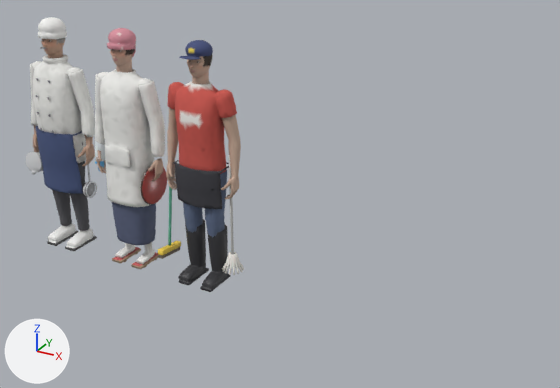
A saved change to the Blender file ArtSource/Blender/GokiTakeover_Diner.blend.
Before and after are seen from a 50 mm camera at (8.24, -9.66, 6.7) aimed at (2.84, 0.16, 1.79). The lights are fixed; the arrows at lower left show +X, +Y and +Z. The older version comes first.

The first picture shows 'Baito_Detail0', 'Chef_Detail0', 'Okami_Detail0'.
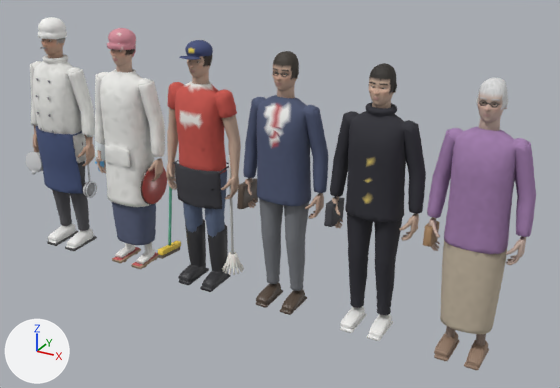
The newer file is also turned or shifted as a whole; pictures and numbers use the older file's frame.

What changed in the scene script:
```text
Add me_grandma_ankle_002:
    me_grandma_ankle_002.from_pydata(...)  # 6692 vertices, 13320 faces; spans x -0.71..0.71, y -0.37..0.33, z 0.0..4.1
    me_grandma_ankle_002.polygons.foreach_set('use_smooth', [True] * 13320)
    me_grandma_ankle_002.materials.append(mat_vertexalbedo_roughness)
Add me_resident_headsculpt_017:
    me_resident_headsculpt_017.from_pydata(...)  # 5996 vertices, 11940 faces; spans x -0.71..0.71, y -0.37..0.28, z 0.0..4.1
    me_resident_headsculpt_017.polygons.foreach_set('use_smooth', [True] * 11940)
    me_resident_headsculpt_017.materials.append(mat_vertexalbedo_roughness)
Add me_resident_headsculpt_013:
    me_resident_headsculpt_013.from_pydata(...)  # 6146 vertices, 12240 faces; spans x -0.71..0.71, y -0.37..0.28, z 0.0..4.1
    me_resident_headsculpt_013.polygons.foreach_set('use_smooth', [True] * 12240)
    me_resident_headsculpt_013.materials.append(mat_vertexalbedo_roughness)
Add ob_grandma_detail0:
    ob_grandma_detail0 = bpy.data.objects.new('Grandma_Detail0', me_grandma_ankle_002)
    ob_grandma_detail0.location = (6.0, 0.0, 0.0)
Add ob_student_detail0:
    ob_student_detail0 = bpy.data.objects.new('Student_Detail0', me_resident_headsculpt_017)
    ob_student_detail0.location = (4.5, 0.0, 0.0)
Add ob_salaryman_detail0:
    ob_salaryman_detail0 = bpy.data.objects.new('Salaryman_Detail0', me_resident_headsculpt_013)
    ob_salaryman_detail0.location = (3.0, 0.0, 0.0)
```

Pixel boxes [x1, y1, x2, y2] of what changed, in the pictures (560 x 388 px):
'Grandma_Detail0', added: after [423, 77, 536, 370]
'Student_Detail0', added: after [324, 63, 426, 341]
'Salaryman_Detail0', added: after [237, 51, 328, 315]
